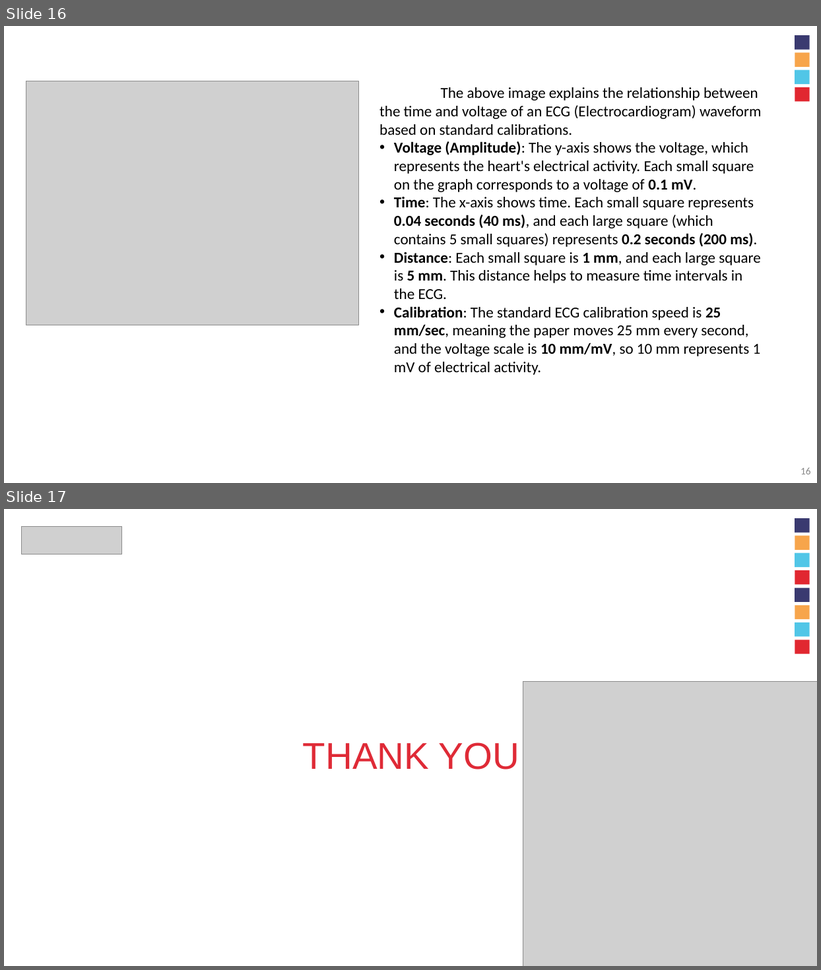
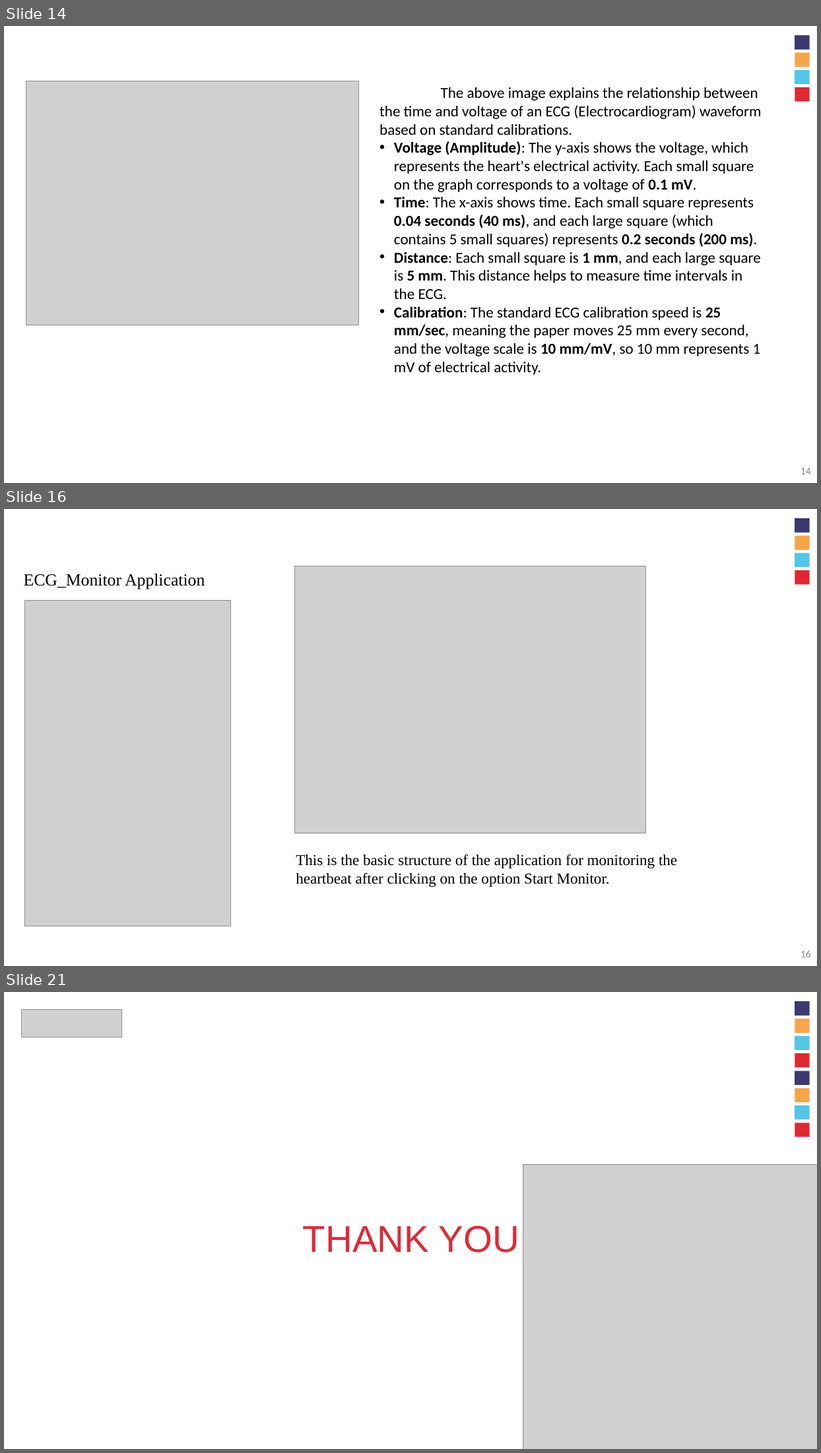
Before and after one commit to aakashbm/EECE_project_template, a slide deck: ECG_Arrhythmia_Capstone.pptx. Shown one above the other, each under a label of ours: slides 16 and 17 before the commit, slides 14, 16 and 21 after it; the slides between them are not shown. The pictures are 821x970 and 821x1453 pixels, drawn with LibreOffice and Linux fonts; fonts in the diff are those of the drawing; grey boxes stand for pictures; background and template pictures are left out. Boxes give left, top, right and bottom in pixels: in the first picture for what was removed or moved away, otherwise in the second. Text is boxed around its words. In the diff, an @@ line names an element or a change of style, - is before the commit and + after.

```diff
--- a/ECG_Arrhythmia_Capstone.pptx
+++ b/ECG_Arrhythmia_Capstone.pptx
@@ slide 16 added at [4,509,817,966], background #FFFFFF; not listed: 4 template elements that a slide beside it also shows @@
@@ picture added at [295,566,646,833] @@
@@ text added at [24,574,205,590], 20 pt, text #000000 @@
+ECG_Monitor Application
@@ picture added at [24,601,231,927] @@
@@ text added at [296,854,677,887], 18 pt, text #000000 @@
+This is the basic structure of the application for monitoring the heartbeat after clicking on the option Start Monitor.
@@ page number added at [801,951,811,958], 12 pt, text #888888 @@
+16
@@ what was slide 16 is now slide 14 @@
@@ page number at [801,468,811,475]: text changed @@
-16
+14
@@ what was slide 17 is now slide 21 @@
```
Also in this commit, not shown: 5 other slides added, 2 slides removed.
